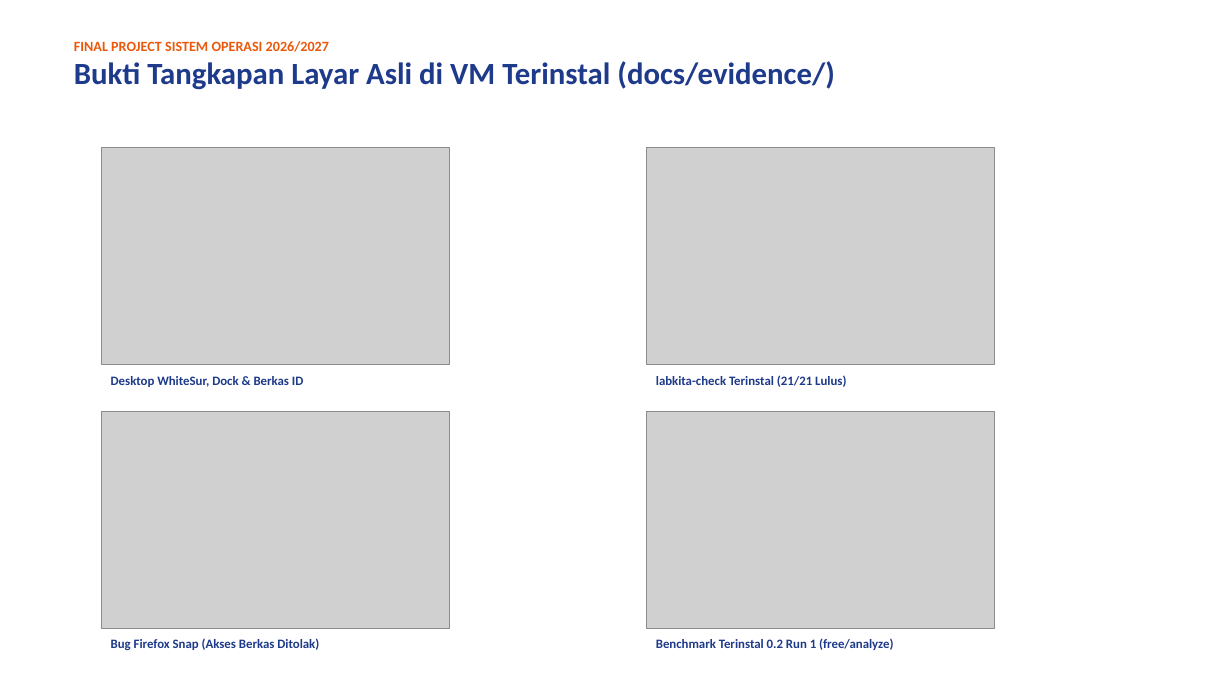
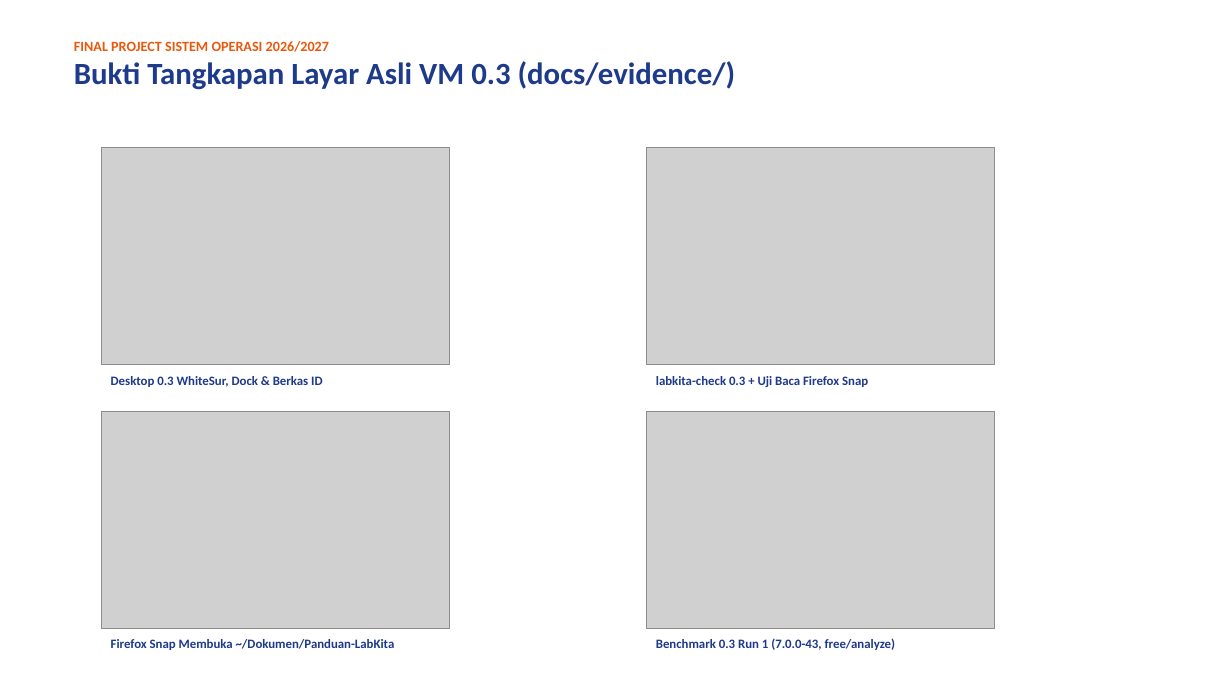
Before and after one commit to luvices/labkita, a slide deck: slide 10 of docs/presentation/labkita-presentation.pptx. Drawn at 1232x693 pixels with LibreOffice and Linux fonts; fonts in the diff are those of the drawing; grey boxes stand for pictures. Boxes give left, top, right and bottom in pixels: in the first picture for what was removed or moved away, otherwise in the second. Text is boxed around its words. In the diff, an @@ line names an element or a change of style, - is before the commit and + after.

Commit message:
docs(report): regenerate PDF report and PPTX slides with verified v0.3 data

```diff
--- a/docs/presentation/labkita-presentation.pptx
+++ b/docs/presentation/labkita-presentation.pptx
@@ text at bbox=[74, 61, 735, 90]: text changed @@
-Bukti Tangkapan Layar Asli di VM Terinstal (docs/evidence/)
+Bukti Tangkapan Layar Asli VM 0.3 (docs/evidence/)
@@ text at bbox=[111, 376, 323, 387]: text changed @@
-Desktop WhiteSur, Dock & Berkas ID
+Desktop 0.3 WhiteSur, Dock & Berkas ID
@@ text at bbox=[656, 376, 868, 387]: text changed @@
-labkita-check Terinstal (21/21 Lulus)
+labkita-check 0.3 + Uji Baca Firefox Snap
@@ text at bbox=[111, 639, 395, 650]: text changed @@
-Bug Firefox Snap (Akses Berkas Ditolak)
+Firefox Snap Membuka ~/Dokumen/Panduan-LabKita
@@ text at bbox=[656, 638, 895, 650]: text changed @@
-Benchmark Terinstal 0.2 Run 1 (free/analyze)
+Benchmark 0.3 Run 1 (7.0.0-43, free/analyze)
```
Also in this commit, not shown: 9 other slides changed, 3 other files.
